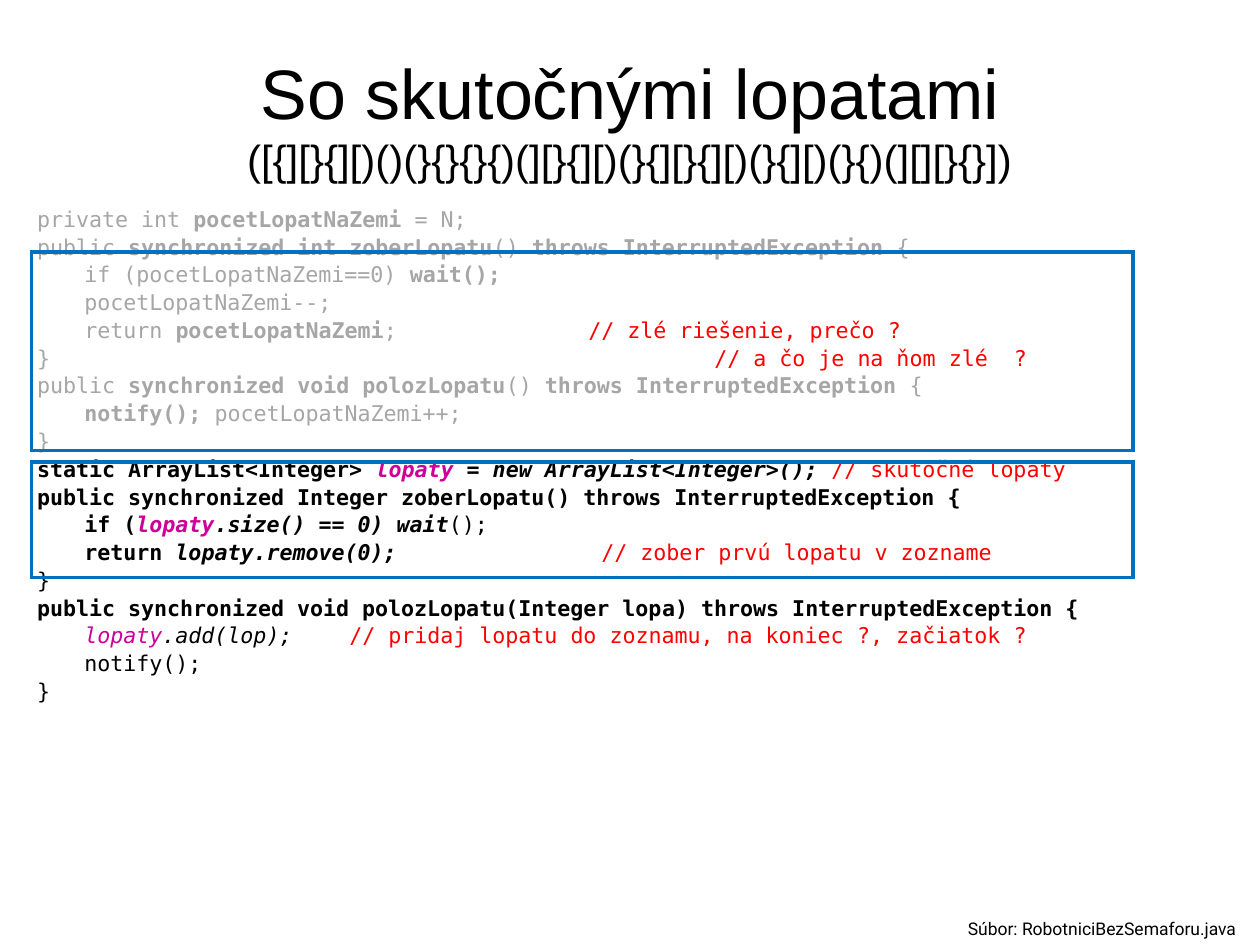
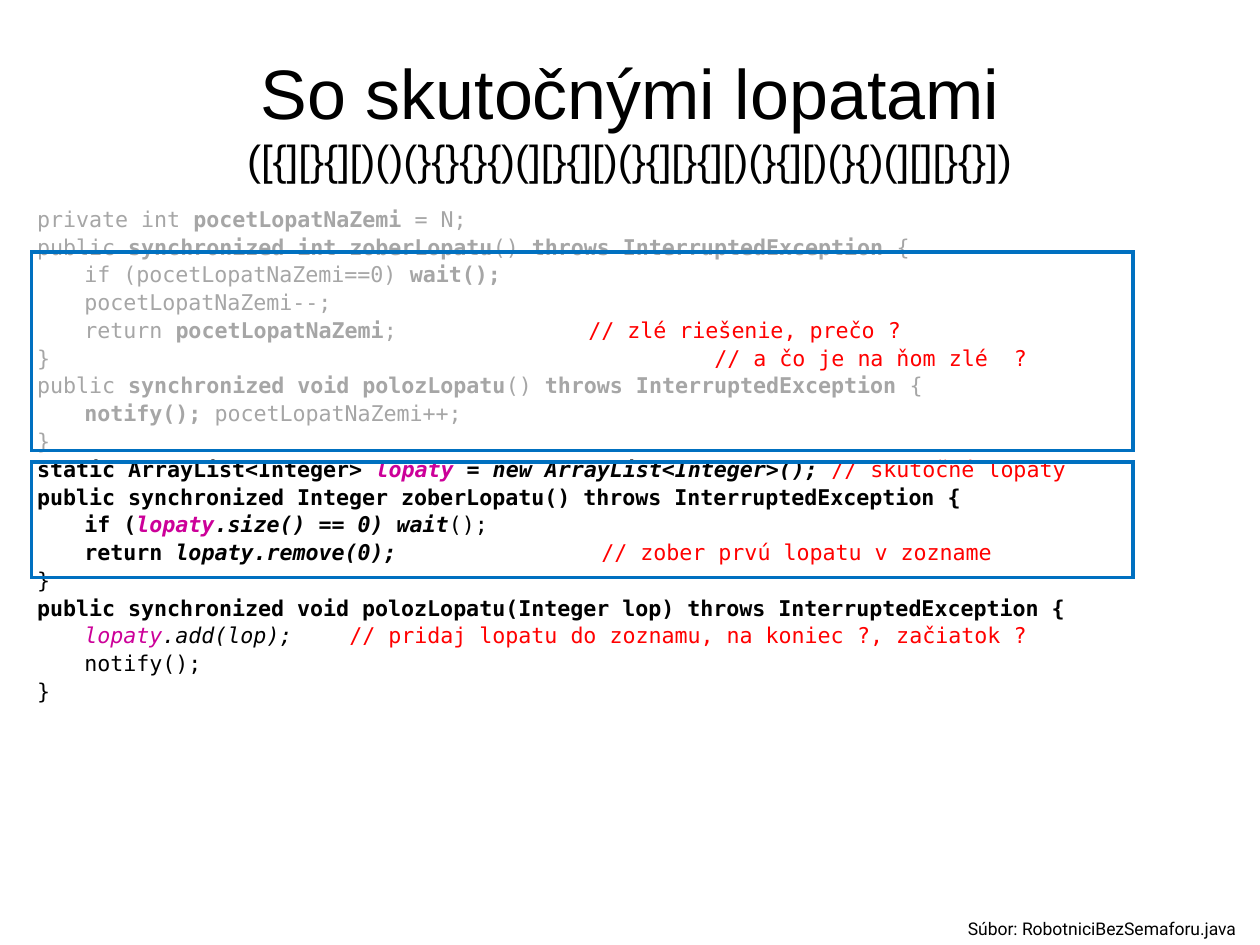
Before and after one commit to Programovanie4/Prednasky, a slide deck: slide 23 of 10/10_java.ppt. Drawn at 1260x945 pixels with LibreOffice and Linux fonts; fonts in the diff are those of the drawing. Boxes give left, top, right and bottom in pixels: in the first picture for what was removed or moved away, otherwise in the second. Text is boxed around its words. In the diff, an @@ line names an element or a change of style, - is before the commit and + after.

```diff
--- a/10/10_java.ppt
+++ b/10/10_java.ppt
@@ text at [37,598,1038,621]: text changed @@
-public synchronized void polozLopatu(Integer lopa) throws InterruptedException {
+public synchronized void polozLopatu(Integer lop) throws InterruptedException {
```
Also in this commit, not shown: 4 other slides changed, 3 other files.
